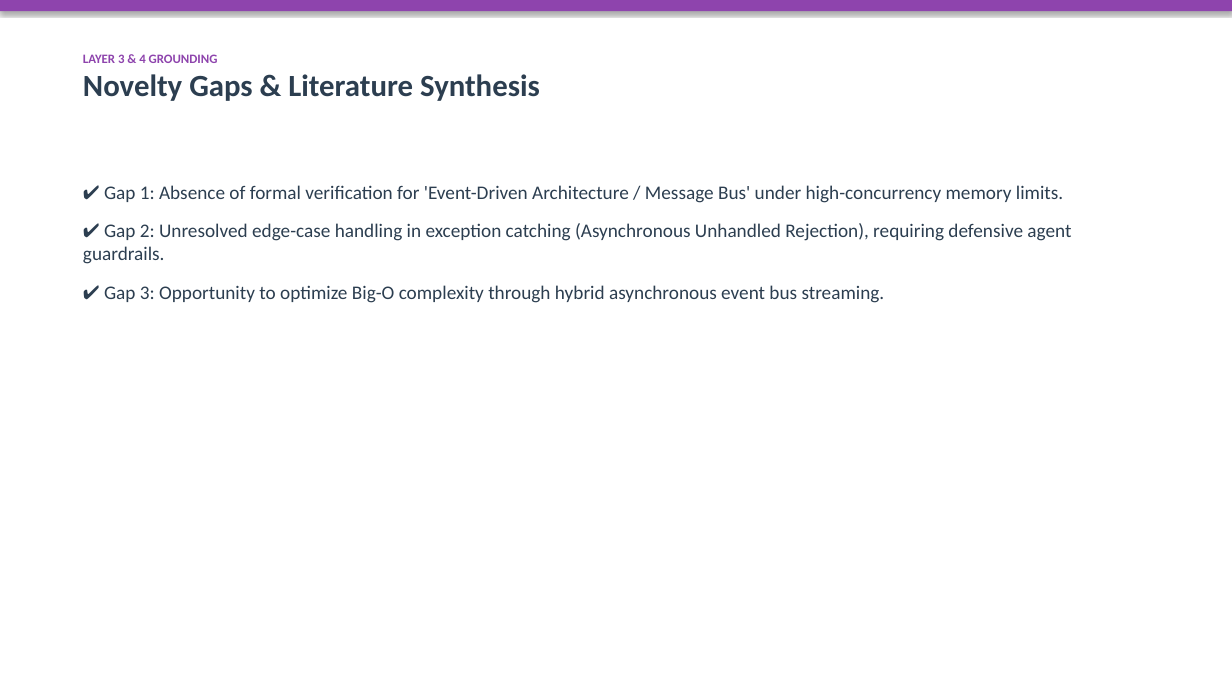
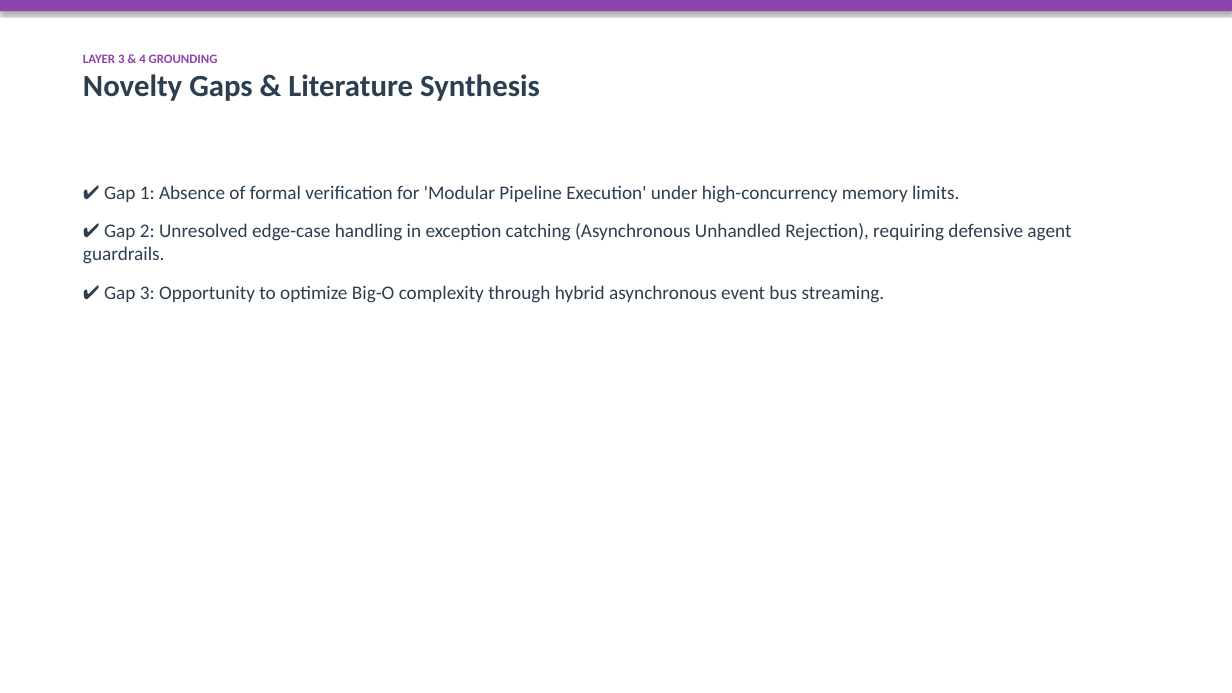
Before and after one commit to rahulkumar-andc/resercher-campanion, a slide deck: slide 4 of output/Presentation.pptx. Drawn at 1232x693 pixels with LibreOffice and Linux fonts; fonts in the diff are those of the drawing. Boxes give left, top, right and bottom in pixels: in the first picture for what was removed or moved away, otherwise in the second. Text is boxed around its words. In the diff, an @@ line names an element or a change of style, - is before the commit and + after.

Commit message:
Optimize LLM pipeline and refine autonomous research synthesis

```diff
--- a/output/Presentation.pptx
+++ b/output/Presentation.pptx
@@ text at [104,185,959,203]: text changed @@
-✔ Gap 1: Absence of formal verification for 'Event-Driven Architecture / Message Bus' under high-concurrency memory limits.
+✔ Gap 1: Absence of formal verification for 'Modular Pipeline Execution' under high-concurrency memory limits.
```
Also in this commit, not shown: 3 other slides changed, 29 other files.
